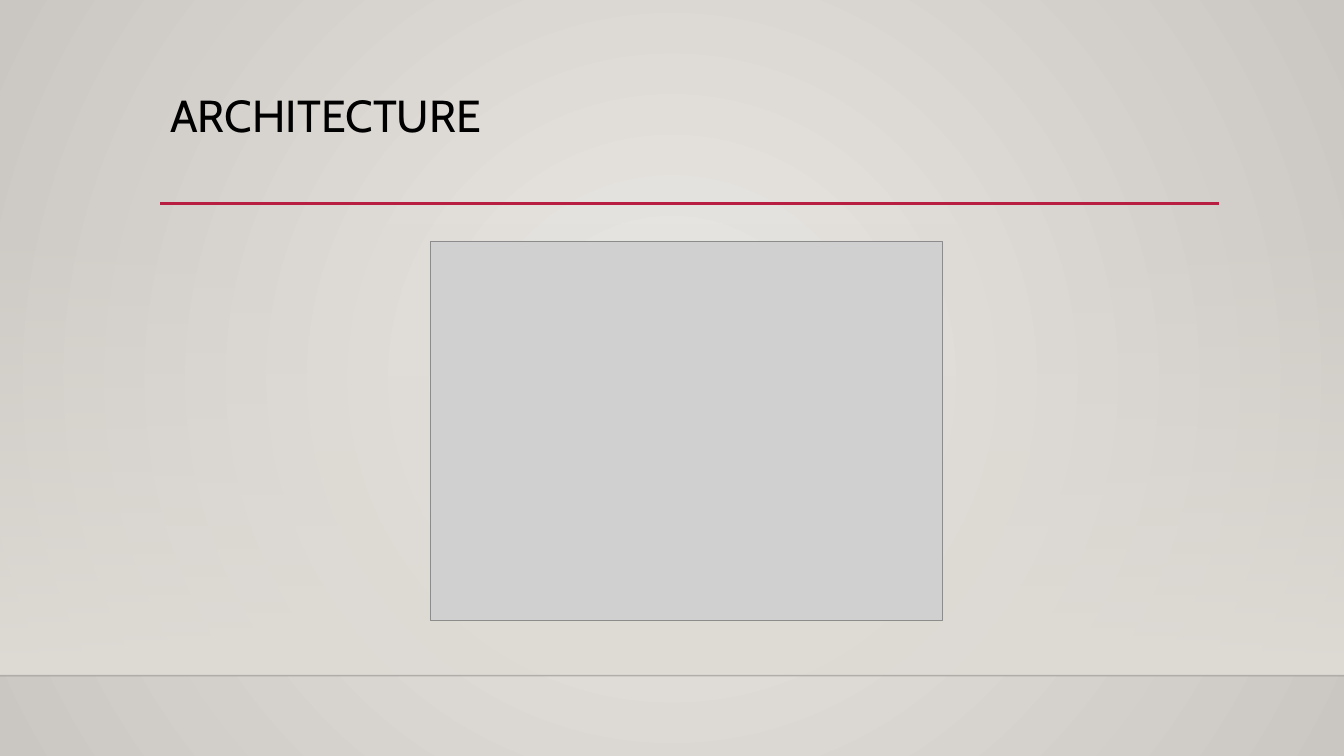
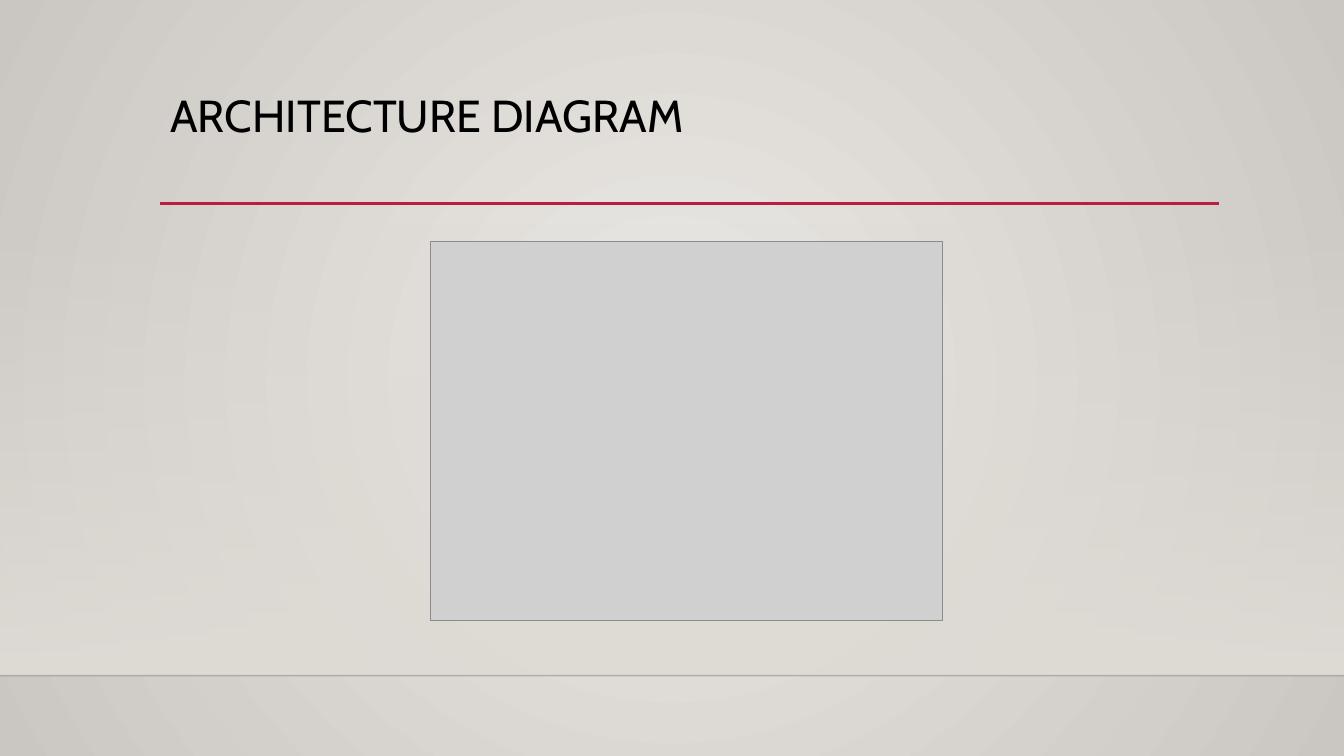
Before and after one commit to theRadFad/HeartMonitor, a slide deck: slide 6 of ECG Heart Monitor.pptx (slide 2 before the commit). Drawn at 1344x756 pixels with LibreOffice and Linux fonts; fonts in the diff are those of the drawing; grey boxes stand for pictures; background and template pictures are left out. Boxes give left, top, right and bottom in pixels: in the first picture for what was removed or moved away, otherwise in the second. Text is boxed around its words. In the diff, an @@ line names an element or a change of style, - is before the commit and + after.

```diff
--- a/ECG Heart Monitor.pptx
+++ b/ECG Heart Monitor.pptx
@@ title at [170,100,683,133]: text changed @@
-ARCHITECTURE
+ARCHITECTURE DIAGRAM
```
Also in this commit, not shown: 1 other slide changed, 13 slides added.
